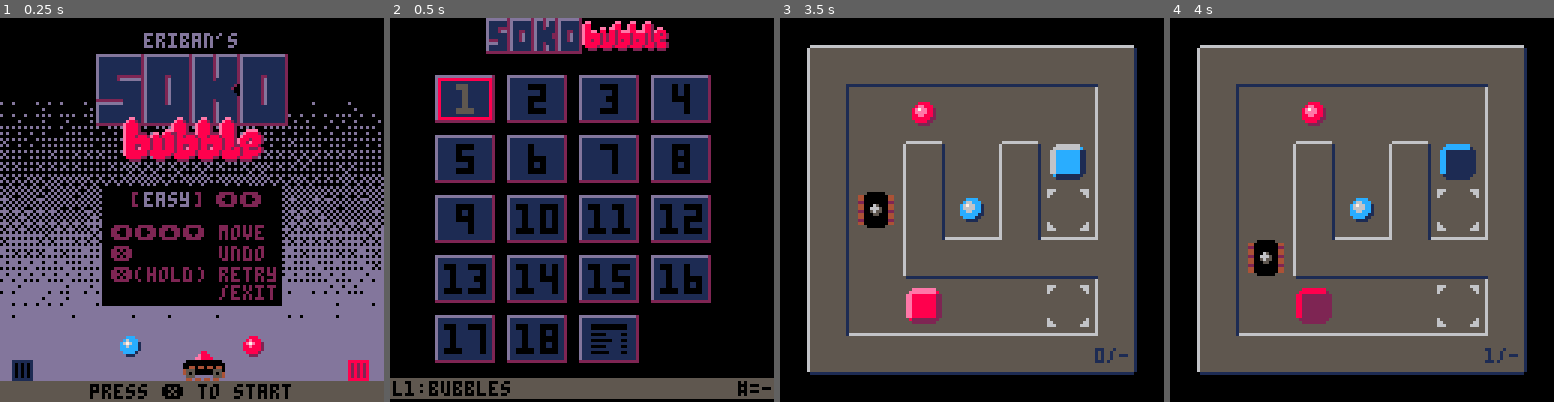
Above: before the commit, frames 1-4 (left to right).
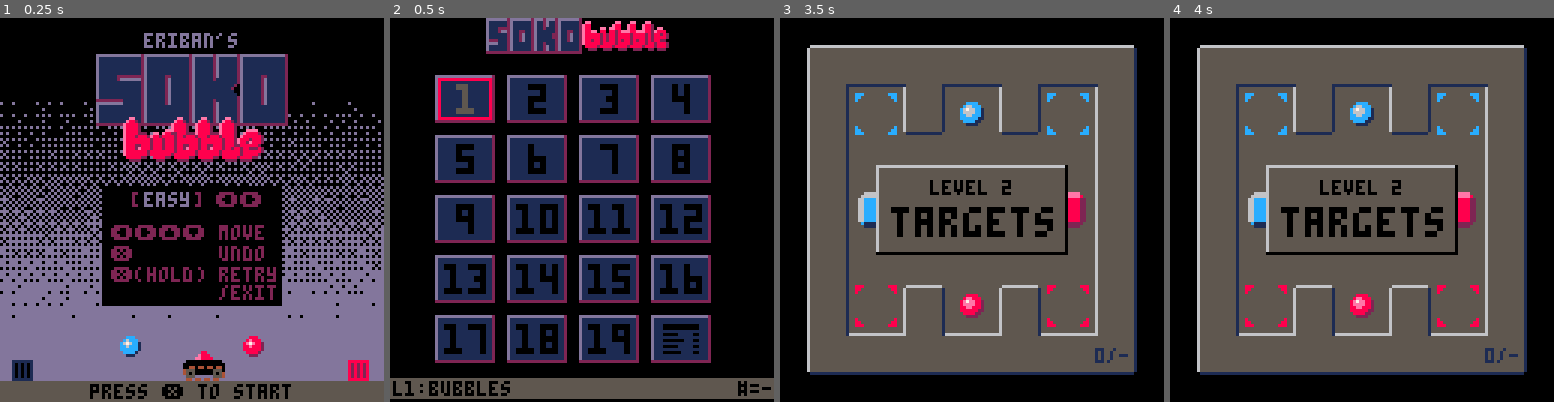
Above: after the commit, the same moments.

Repository: erwinbonsma/SokoBubbleP8
Game: PICO-8 cartridge sokobubble.p8
Same seed, same stepped clock (60 frames per second), same inputs: the game is played once before the commit and once after it.
Inputs:
- Up to frame 1 (0.25 s): no input
- Up to frame 2 (0.5 s): tap X (X key) at 0.33 s
- Up to frame 3 (3.5 s): tap O (Z key) at 0.7, 1.7, 2.1, 2.5, 2.9, 3.3 s; tap X (X key) at 1.07, 1.85, 2.97 s; hold Right 1.6-2.1 s; hold Up 2.15-2.42 s; hold Right 2.47-3.03 s; hold Left from 3.08 s (still down)
- Up to frame 4 (4 s): release Left at 3.58 s; hold Down 3.63-3.97 s; tap O (Z key) at 3.7 s

Frame 1 is identical in both runs. In frame 2, 2.0% of the frame differs, in the area x 51-84%, y 77-90%; in frame 3, 10%; in frame 4, 11%, in the area x 19-85%, y 17-90%.

Commit message:
Add level 'whirly'; tweak level borders

Diff:
--- a/sokobubble.p8
+++ b/sokobubble.p8
@@ -87,9 +87,10 @@
  id=18,
  score_dx=-8
 },{
--- name="wip-rgb-2",
--- mapdef={64,0,8,8}
---},{
+ name="whirly",
+ mapdef={64,0,8,8},
+ id=19,
+},{
 -- name="wip",
 -- mapdef={32,0,8,8}
 --},
@@ -1622,9 +1623,9 @@
    self.anim=nil
   end
  elseif btnp(🅾️) then
-  --start_level(
-  -- lvl.idx%#level_defs+1
-  --)
+  start_level(
+   lvl.idx%#level_defs+1
+  )
   --self.anim=animate_level_done(
   -- self.mov_cnt,new_hi
   --)
@@ -1739,7 +1740,7 @@
 00000000000000000999000000009990000000000000000000000000000000000000000004400000000000042400000000000042400000000000044000000000
 00000000000000000000000000000000000000000000000000000000000000000000000000000000000000000000000000000000000000000000000000000000
 00000000000000000000000000000000000000000000000006555555555555f006555555555555f006555555555555f000000000000000000000000000000000
-00666666666666000066666666666666666666666666660006555555555555f666555555555555f006555555555555f066666666666666660566666666666650
+00666666666666000066666666666666666666666666660006555555555555f666555555555555f006555555555555f066666666666666660066666666666600
 06555555555555f0065555555555555555555555555555f0065555555555555555555555555555f006555555555555f0555555555555555506555555555555f0
 06555555555555f0065555555555555555555555555555f0065555555555555555555555555555f006555555555555f0555555555555555506555555555555f0
 06555555555555f0065555555555555555555555555555f0065555555555555555555555555555f006555555555555f0555555555555555506555555555555f0
@@ -1755,7 +1756,7 @@
 00ffffffffffff0006555555555555ffff555555555555f000ffffffffffffffffffffffffffff0006555555555555f0ffffffffffffffff06555555555555f0
 000000000000000006555555555555f006555555555555f00000000000000000000000000000000006555555555555f0000000000000000006555555555555f0
 000000000000000006555555555555f00000000000000000000000000000000006555555555555f006555555555555f006555555555555f05555555555555555
-666666666666665006555555555555f00566666666666666666666666666666666555555555555f066555555555555f606555555555555f65555555555555555
+666666666666660006555555555555f00066666666666666666666666666666666555555555555f066555555555555f606555555555555f65555555555555555
 55555555555555f006555555555555f00655555555555555555555555555555555555555555555f0555555555555555506555555555555555555666666665555
 55555555555555f006555555555555f00655555555555555555555555555555555555555555555f055555555555555550655555555555555555666666666f555
 55555555555555f006555555555555f00655555555555555555555555555555555555555555555f055555555555555550655555555555555556655555555ff55
@@ -1768,7 +1769,7 @@
 55555555555555f006555555555555f00655555555555555555555555555555555555555555555f055555555555555550655555555555555556655555555ff55
 55555555555555f006555555555555f00655555555555555555555555555555555555555555555f055555555555555550655555555555555555ffffffffff555
 55555555555555f006555555555555f00655555555555555555555555555555555555555555555f0555555555555555506555555555555555555ffffffff5555
-ffffffffffffff5005ffffffffffff5005ffffffffffffffff555555555555ffff555555555555f0ffffffffffffffff06555555555555ff5555555555555555
+ffffffffffffff0000ffffffffffff0000ffffffffffffffff555555555555ffff555555555555f0ffffffffffffffff06555555555555ff5555555555555555
 00000000000000000000000000000000000000000000000006555555555555f006555555555555f0000000000000000006555555555555f05555555555555555
 
 
@@ -1904,14 +1905,14 @@
 00000000000000000000000000000000020202020202020202020200000000000202020202020202020202000000000002020202020202020202020202020202041414141408101818181818060c0000041414141408101818181818010c1c00041414141408101818181818080c00000414141414081018181818180c0c0000
 0000000000000000000000000000000000000000000000000000000000000000000000000000000000000000000000000000000000000000000000000000000002020202020202020202020202020202020202020202020202020202020202020202020202020202020202020202000002020202020202020202020202020000
 __map__
-3136363636363632313636363636363231363636363636321036363636363611103636363636361122313636363632221036363636363611313636363636363231363601013636321036360101363611103636363636361110363636363636111036363636363611103636363636361100000000000000000000000000000000
-355c000000000035355500003f006535355c0000000000353546004545005635353f000046003f3531340000460033323575000000007535355c000000006a35355c000000006535355c000000000035355c00000000003535484d00400065353500005b00450035350000000000003500000000000000000000000000000000
-350000000000003535005c6000000035350000000000003535005c7070000035355c600101700035355c60000070003535005570705500353500505070706535350050507070653535007000005000353500400000700035355e6065004600353575005000000035350000000000003500000000000000000000000000000000
-3500005000703f35353f00567640003535755076567055353565500000605535350000697800003535000055450000353500705c565000353500000000003a3c3e38000000006635350070000050003535006200005400353545656d00606035355c004050607835350000000000003500000000000000000000000000000000
-35000070000000353500506646003f35357550765670553535655000006055353500007565000035333276756566003535007076005000353e380060600000353576006060003a3c3500007656000035350000000000003535654d5d60000035354a407066000035350000000000003500000000000000000000000000000000
-3500005400755535350000007000003535000000000000353500004040000035350040000050003522354000005000353500755050750035357500000000003535750000000000352032005575003121203275554565312135614500004000353500000070005535350000000000003500000000000000000000000000000000
-3556003f005575353545003f0000753535000000000000353566007575007635353f005600003f3522350000560031343555000000005535357b0000375559353575003756555535223500557500352222350046660035223500450040000035350065007c000035350000000000003500000000000000000000000000000000
-3336363636363634333636363636363433363636363636342036363636363621203636363636362122333636363634222036363636363621333636363d3636343336363d363636342220363636362122222036363636212220363636363636212036363636363621203636363636362100000000000000000000000000000000
+3136363636363632313636363636363231363636363636323136383a383a363210363636363636112231363636363222103636363636361131363636363636321036363636363611103636010136361110363636363636111036363636363611373a363636363638313636010136363200000000000000000000000000000000
+355c000000000035355500003f006535355c0000000000353546004545005635353f000046003f3531340000460033323575000000007535355c000000006a353545480000006a35355c000000000035355c00000000003535484d00400065353500005b004500373545454600006a3500000000000000000000000000000000
+350000000000003535005c6000000035350000000000003539005c7070000039355c600101700035355c60000070003535005570705500353500505070706535355c00507000653535007000005000353500400000700035355e6065004600353575005000000035355c00604000653500000000000000000000000000000000
+3500005000703f35353f00567640003535755076567055353765500000605537350000697800003535000055450000353500705c565000353500000000003a3c3500600000700035350070000050003535006200005400353545656d00606035355c004050607835350070000040003500000000000000000000000000000000
+35000070000000353500506646003f35357550765670553539655000006055393500007565000035333276756566003535007076005000353e3800606000003535004000005000353500007656000035350000000000003535654d5d60000035354a407066000035350050000060003500000000000000000000000000000000
+3500005400755535350000007000003535000000000000353700004040000037350040000050003522354000005000353500755050750035357500000000003535750040600000352032005575003121203275554565312135614500004000353500000070005535357500507000003500000000000000000000000000000000
+3556003f005575353545003f0000753535000000000000353566007575007635353f005600003f3522350000560031343555000000005535357b000037555935357b000000595535223500557500352222350046660035223500450040000035390065007c000035357b00005655553500000000000000000000000000000000
+3336363636363634333636363636363433363636363636343336383a383a3634203636363636362122333636363634222036363636363621333636363d36363420363636363636212220363636362122222036363636212220363636363636213a36363636363839333636363636363400000000000000000000000000000000
 3136363636363231363b363b3632313636363636323136363636363632000000000000003136363636363632313636363222222231363636363632313636363636363231363601363632000000000000000000000000000000000000000000000000000000000000000000000000000000000000000000000000000000000000
 350056000000353575397639753535000000000035355c00000000003500000000000000355c0000000000353500000033363632355c0000707535355c000000000035354b0040005835000000000000000000000000000000000000000000000000000000000000000000000000000000000000000000000000000000000000
 350037003770353500000000003535005c60400035357550765670553500000000000000350070595b500035350000500000753535750000700035350070595b500035355c4b40580035000000000000000000000000000000000000000000000000000000000000000000000000000000000000000000000000000000000000
